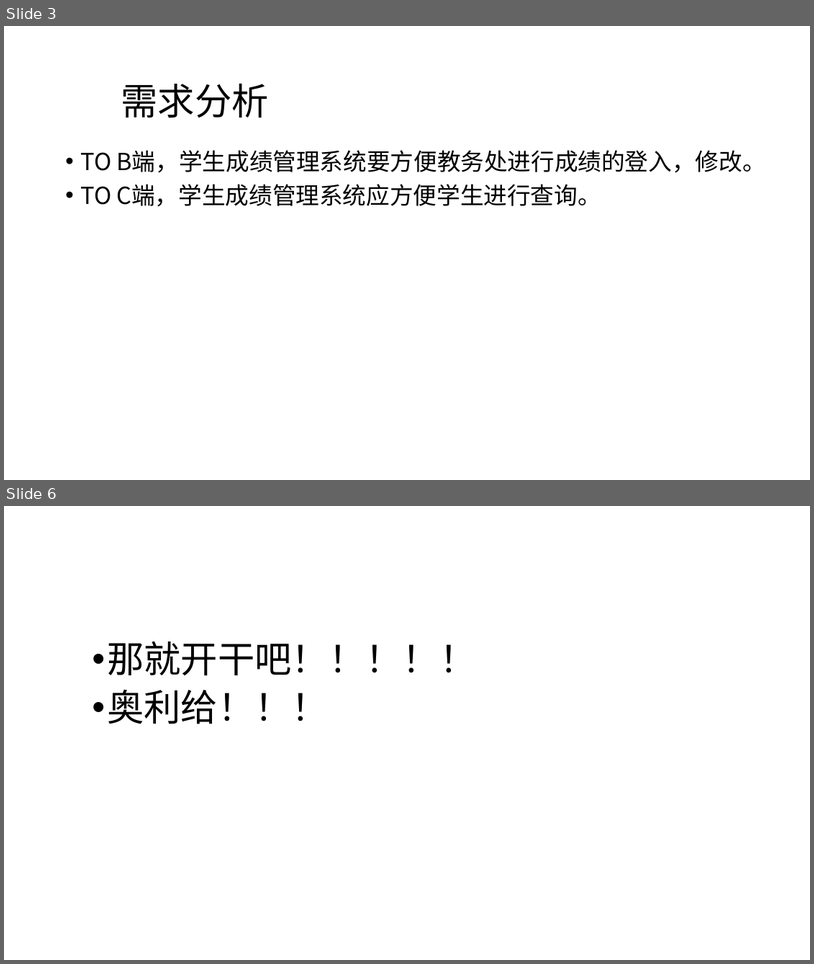
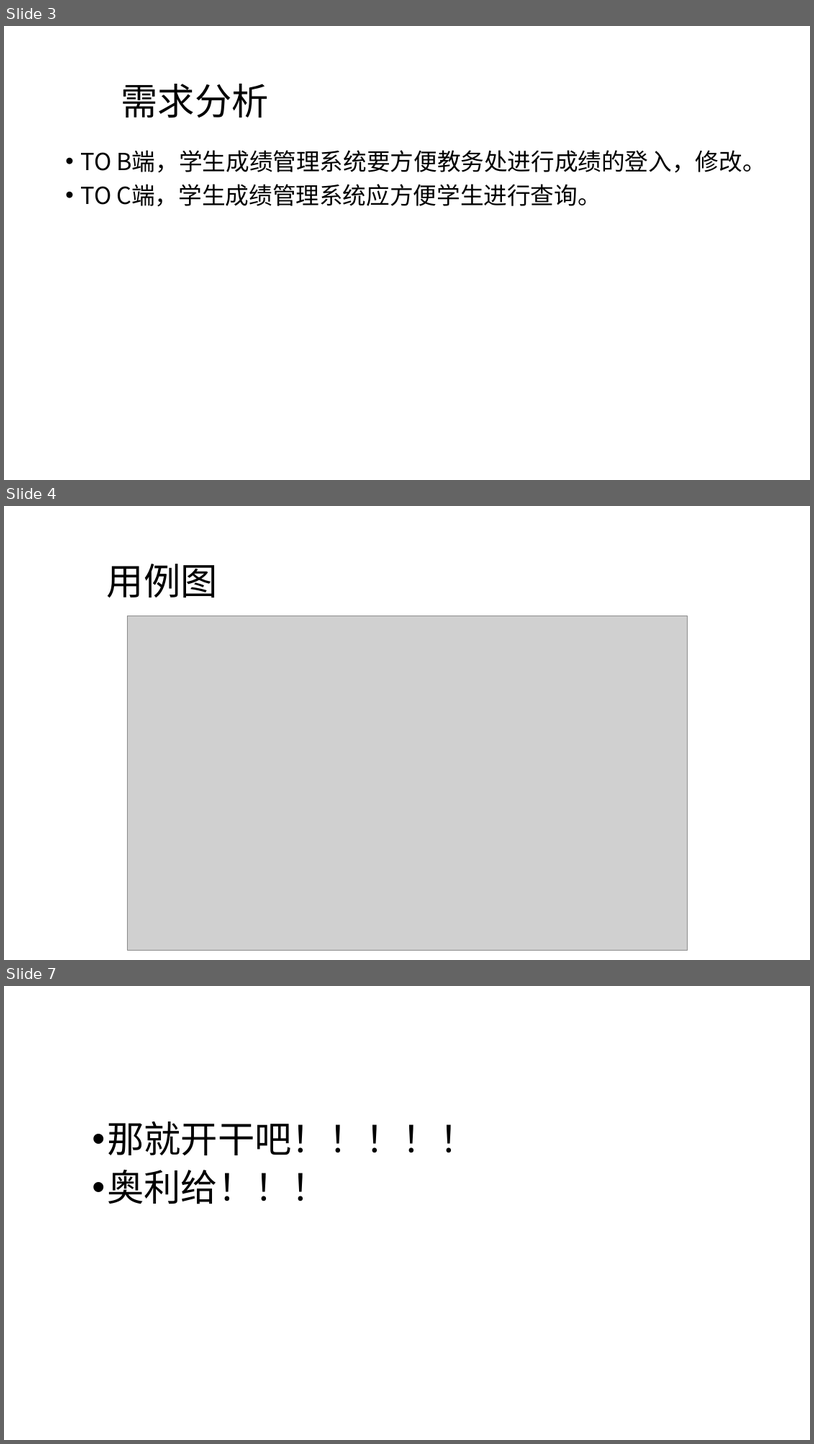
Before and after one commit to moriartyscat/--git, a slide deck: C语言期末作业.pptx. Shown one above the other, each under a label of ours: slides 3 and 6 before the commit, slides 3, 4 and 7 after it; the slides between them are not shown. The pictures are 814x964 and 814x1444 pixels, drawn with LibreOffice and Linux fonts; fonts in the diff are those of the drawing; grey boxes stand for pictures; background and template pictures are left out. Boxes give left, top, right and bottom in pixels: in the first picture for what was removed or moved away, otherwise in the second. Text is boxed around its words. In the diff, an @@ line names an element or a change of style, - is before the commit and + after.

```diff
--- a/C语言期末作业.pptx
+++ b/C语言期末作业.pptx
@@ slide 4 added at [4, 506, 810, 960], background picture (left out) @@
@@ title added at [107, 564, 218, 597], 44 pt, text #000000 @@
+用例图
@@ picture added at [127, 615, 687, 950] @@
@@ what was slide 6 is now slide 7 @@
```
Also in this commit, not shown: 3 slides changed, 3 other slides added, 1 slide removed, 1 other file.
